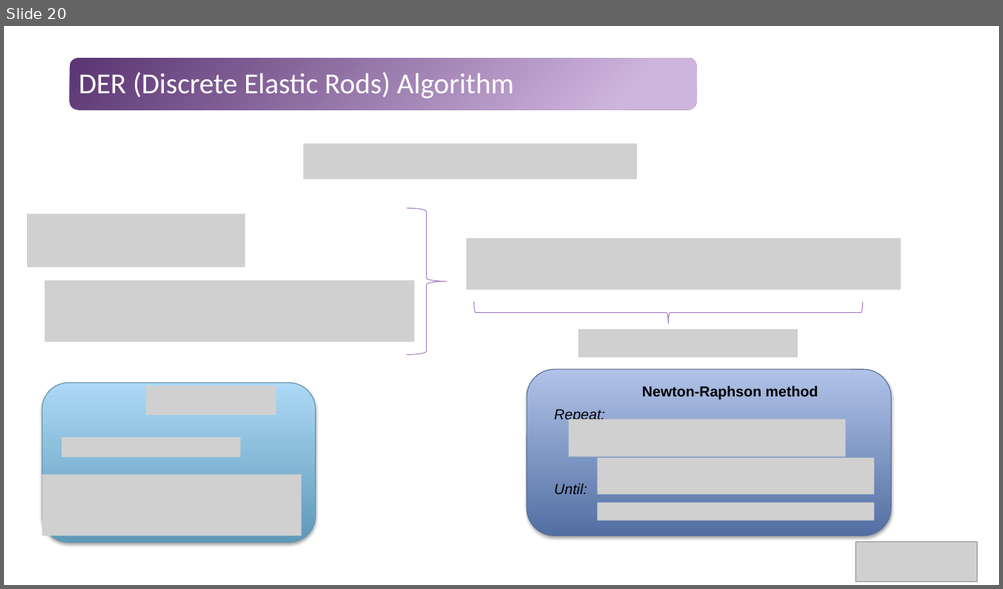
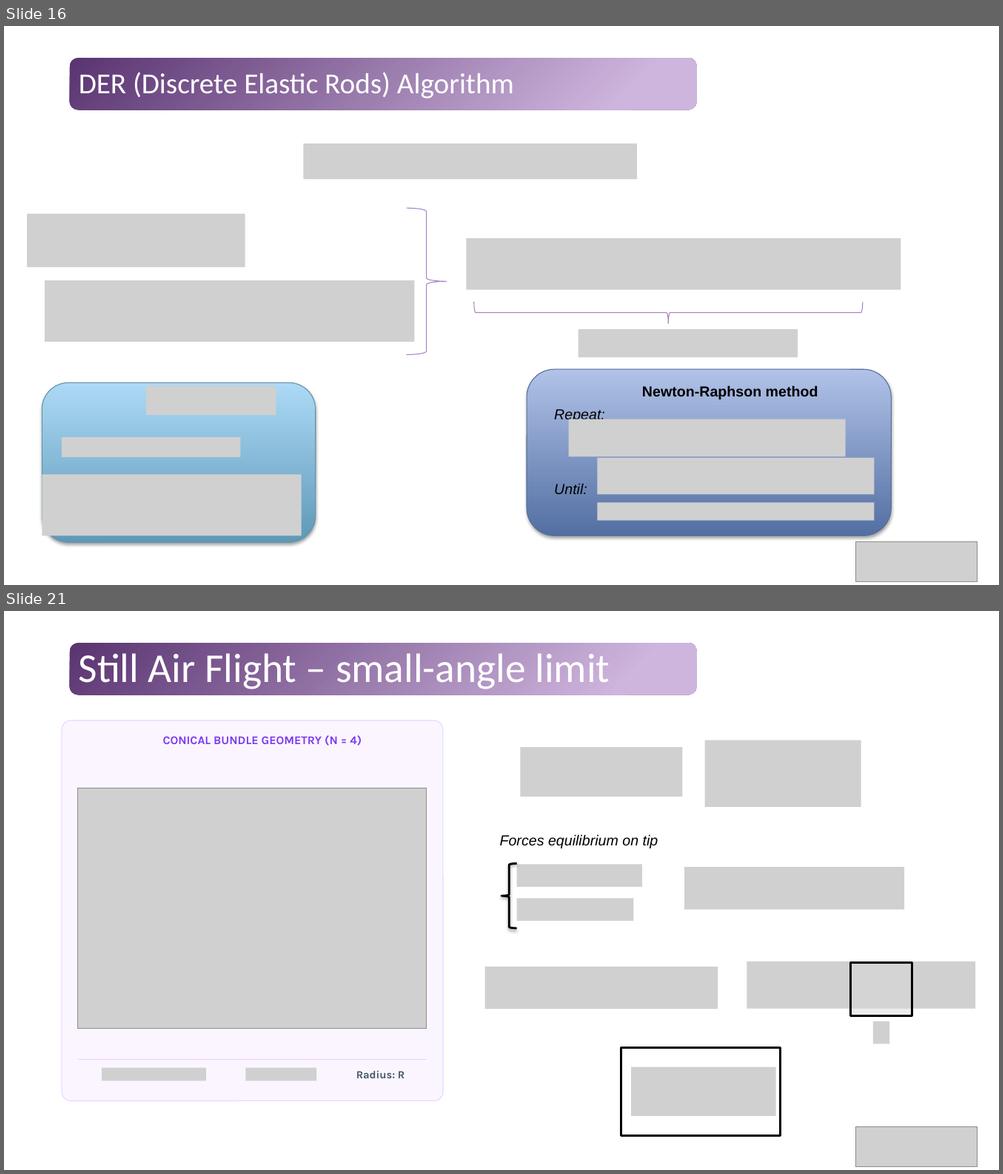
Before and after one commit to Tavi681/PoliPhysics, a slide deck: Tema 1/paper/Tema1.pptx. Shown one above the other, each under a label of ours: slide 20 before the commit, slides 16 and 21 after it; the slides between them are not shown. The pictures are 1003x589 and 1003x1174 pixels, drawn with LibreOffice and Linux fonts; fonts in the diff are those of the drawing; grey boxes stand for pictures; background and template pictures are left out. Boxes give left, top, right and bottom in pixels: in the first picture for what was removed or moved away, otherwise in the second. Text is boxed around its words. In the diff, an @@ line names an element or a change of style, - is before the commit and + after.

```diff
--- a/Tema 1/paper/Tema1.pptx
+++ b/Tema 1/paper/Tema1.pptx
@@ slide 21 added at bbox=[4, 611, 999, 1170], background #FFFFFF; not listed: 1 template element that a slide beside it also shows @@
@@ title added at bbox=[79, 653, 609, 689], 39.6 pt, text #FFFFFF @@
+Still Air Flight – small-angle limit
@@ rounded rectangle added at bbox=[62, 721, 443, 1101], fill #FAF5FF, outline #E9D5FF 0.75 pt @@
@@ text added at bbox=[163, 735, 361, 746], 11.2 pt, text #7C3AED, bold @@
+CONICAL BUNDLE GEOMETRY (N = 4)
@@ picture added at bbox=[705, 740, 860, 807] @@
@@ picture added at bbox=[521, 748, 683, 797] @@
@@ picture added at bbox=[78, 789, 427, 1030] @@
@@ group added at bbox=[500, 834, 658, 929]: 2 pictures, 1 left brace, 1 text @@
+Forces equilibrium on tip
@@ picture added at bbox=[685, 867, 904, 909] @@
@@ picture added at bbox=[746, 962, 975, 1008] @@
@@ rectangle added at bbox=[850, 963, 912, 1016], fill #D9D9D9 at 49% opacity, outline #000000 2 pt @@
@@ picture added at bbox=[484, 967, 717, 1009] @@
@@ picture added at bbox=[874, 1022, 890, 1045] @@
@@ rectangle added at bbox=[621, 1048, 781, 1136], fill #FFFFFF, outline #000000 2 pt @@
@@ rectangle added at bbox=[78, 1059, 427, 1060], fill #E9D5FF @@
@@ picture added at bbox=[102, 1068, 206, 1082] @@
@@ picture added at bbox=[246, 1068, 316, 1082] @@
@@ text added at bbox=[356, 1071, 404, 1079], 10.5 pt, text #475569, bold @@
+Radius: R
@@ picture added at bbox=[631, 1068, 776, 1117] @@
@@ picture added at bbox=[855, 1128, 977, 1167] @@
@@ what was slide 20 is now slide 16 @@
```
Also in this commit, not shown: 8 slides changed, 14 other slides added, 6 slides removed.
